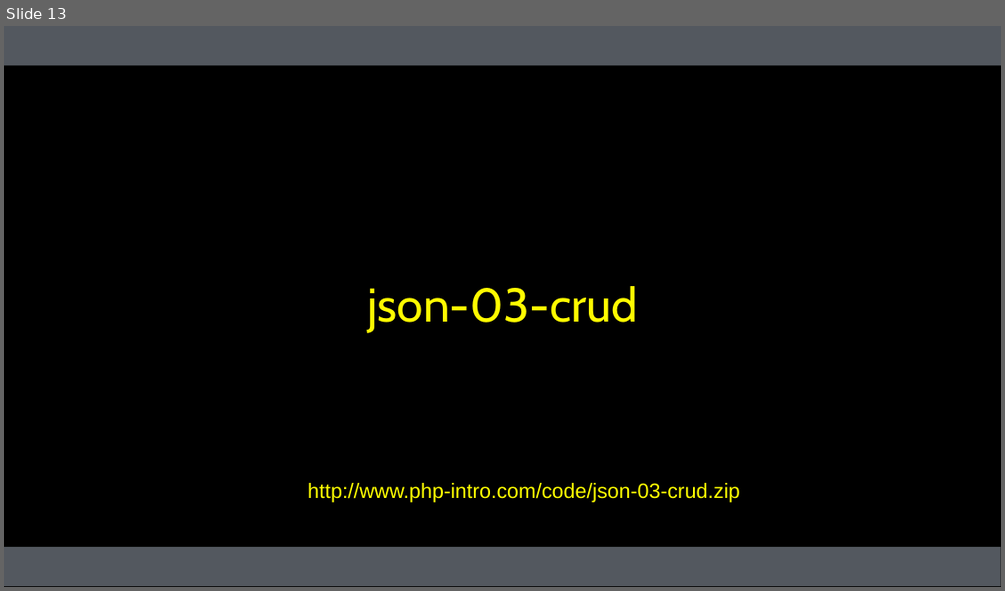
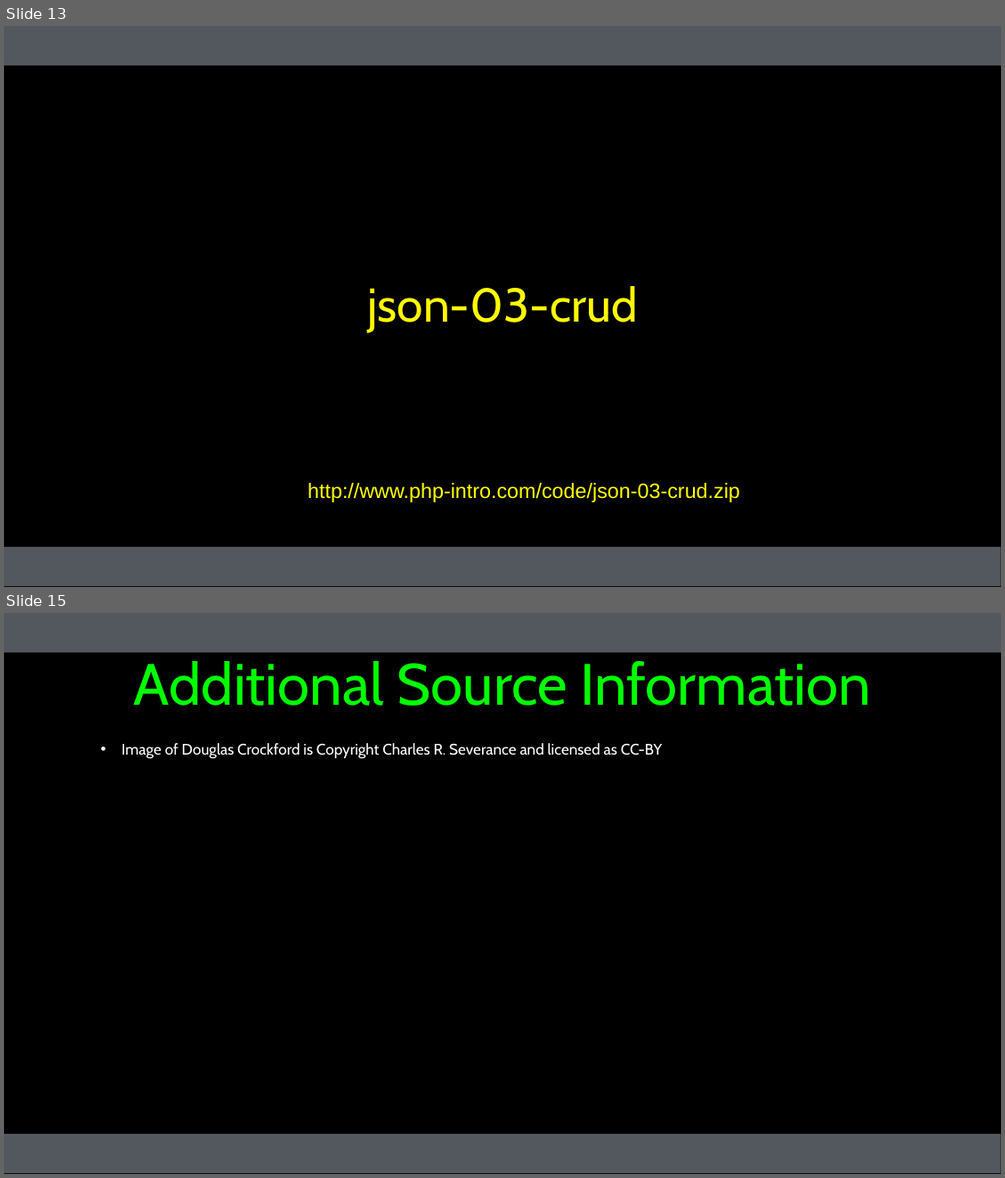
Before and after one commit to csev/wa4e, a slide deck: lectures/JS-04-JSON.ppt. Shown one above the other, each under a label of ours: slide 13 before the commit, slides 13 and 15 after it; the slides between them are not shown. The pictures are 1005x591 and 1005x1178 pixels, drawn with LibreOffice and Linux fonts; fonts in the diff are those of the drawing. Boxes give left, top, right and bottom in pixels: in the first picture for what was removed or moved away, otherwise in the second. Text is boxed around its words. In the diff, an @@ line names an element or a change of style, - is before the commit and + after.

Commit message:
Add copyright bits, finish rest of the slide desks

```diff
--- a/lectures/JS-04-JSON.ppt
+++ b/lectures/JS-04-JSON.ppt
@@ slide 15 added at box(4, 613, 1001, 1174), background #000000; not listed: 2 template elements that a slide beside it also shows @@
@@ title added at box(134, 661, 872, 706), 42 pt, text #00FF00 @@
+Additional Source Information
@@ text added at box(121, 743, 663, 759), 11 pt, text #FFFFFF @@
+• Image of Douglas Crockford is Copyright Charles R. Severance and licensed as CC-BY
```
Also in this commit, not shown: 1 other slide added, 1 other file.
